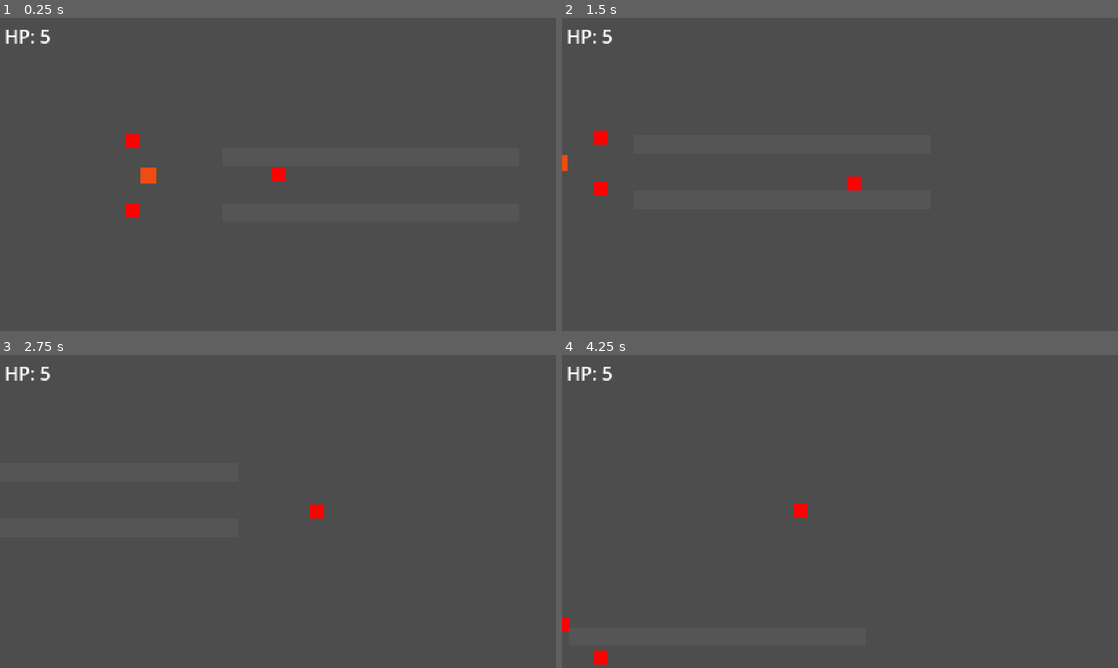
Above: before the commit, frames 1-4 (two rows, left to right).
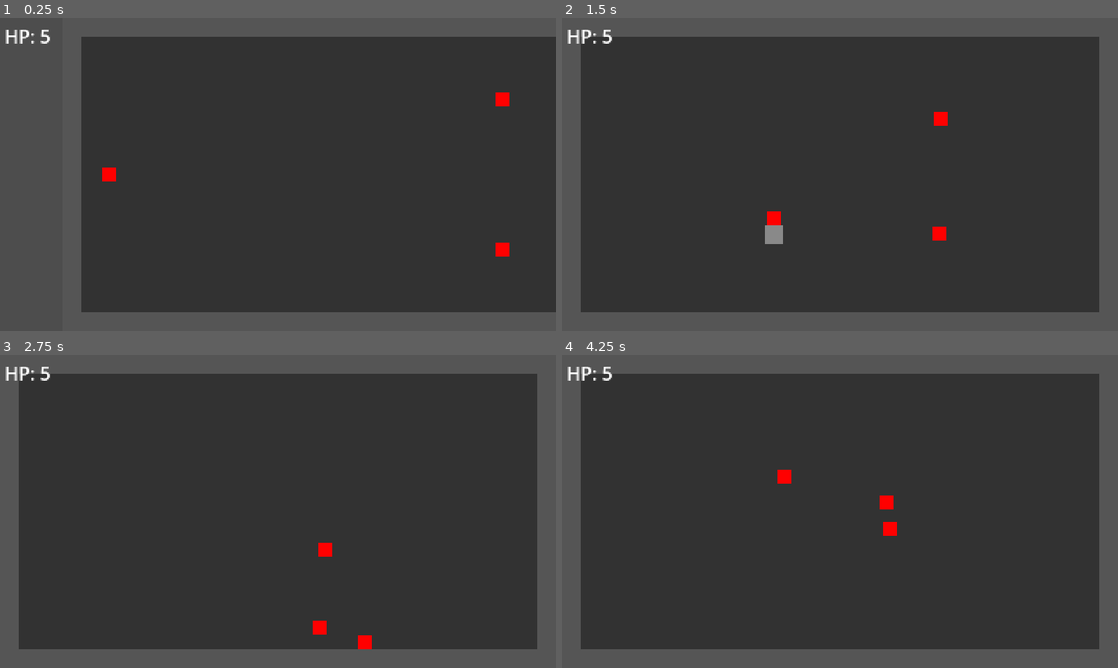
Above: after the commit, the same moments.

Repository: yungvlone112/first-roguelike-project
Game: Godot game, scene res://scenes/main.tscn
The game is run twice, just before and just after one commit, with the same random seed, the same clock (stepped at 60 frames per second) and the same inputs. Before the commit the project starts from res://main.tscn.
Inputs:
- Up to frame 1 (0.25 s): no input
- Up to frame 2 (1.5 s): hold D (move_right) 0.53-1.28 s; tap J (attack) at 0.6, 1.35 s; hold S (move_down) from 1.28 s (still down)
- Up to frame 3 (2.75 s): release S (move_down) at 2.03 s; hold D (move_right) from 2.03 s (still down); tap J (attack) at 2.1 s
- Up to frame 4 (4.25 s): release D (move_right) at 2.78 s; hold W (move_up) 2.78-3.53 s; tap J (attack) at 2.85, 3.6 s; hold A (move_left) from 3.53 s (still down)

The runs differ from the first frame. In frame 1, 75% of the frame differs, in the area x 14-100%, y 6-94%; in frame 2, 82%; in frame 3, 82%; in frame 4, 82%, in the area x 0-97%, y 6-99%.

Commit message:
комната с запирающейся дверью

Diff:
--- a/main.tscn
+++ /dev/null
@@ -1,117 +0,0 @@
-[gd_scene format=3 uid="uid://cal0kpvcj82mj"]
-
-[ext_resource type="PackedScene" uid="uid://bdwbbkhbempvt" path="res://player.tscn" id="2_0xm2m"]
-[ext_resource type="PackedScene" uid="uid://cs24vwrgnfejb" path="res://scenes/wall.tscn" id="2_h2yge"]
-[ext_resource type="PackedScene" uid="uid://bs61ifwsgp6dw" path="res://scenes/dummy.tscn" id="3_h2yge"]
-[ext_resource type="PackedScene" uid="uid://oyjy64bimjx6" path="res://scenes/enemy.tscn" id="4_1bvp3"]
-
-[node name="Node2D" type="Node2D" unique_id=779837057]
-
-[node name="Player" parent="." unique_id=1996058903 instance=ExtResource("2_0xm2m")]
-position = Vector2(240, 135)
-speed = 190.0
-
-[node name="Wall" parent="." unique_id=133484559 instance=ExtResource("2_h2yge")]
-position = Vector2(192, 112)
-
-[node name="Wall2" parent="." unique_id=1093910964 instance=ExtResource("2_h2yge")]
-position = Vector2(208, 112)
-
-[node name="Wall3" parent="." unique_id=1666456914 instance=ExtResource("2_h2yge")]
-position = Vector2(224, 112)
-
-[node name="Wall4" parent="." unique_id=394019691 instance=ExtResource("2_h2yge")]
-position = Vector2(240, 112)
-
-[node name="Wall5" parent="." unique_id=404827288 instance=ExtResource("2_h2yge")]
-position = Vector2(256, 112)
-
-[node name="Wall6" parent="." unique_id=1677386199 instance=ExtResource("2_h2yge")]
-position = Vector2(272, 112)
-
-[node name="Wall7" parent="." unique_id=1743705138 instance=ExtResource("2_h2yge")]
-position = Vector2(288, 112)
-
-[node name="Wall8" parent="." unique_id=1834735628 instance=ExtResource("2_h2yge")]
-position = Vector2(304, 112)
-
-[node name="Wall9" parent="." unique_id=31517782 instance=ExtResource("2_h2yge")]
-position = Vector2(192, 160)
-
-[node name="Wall10" parent="." unique_id=882162401 instance=ExtResource("2_h2yge")]
-position = Vector2(208, 160)
-
-[node name="Wall11" parent="." unique_id=1825669932 instance=ExtResource("2_h2yge")]
-position = Vector2(224, 160)
-
-[node name="Wall12" parent="." unique_id=1824638789 instance=ExtResource("2_h2yge")]
-position = Vector2(240, 160)
-
-[node name="Wall13" parent="." unique_id=869082965 instance=ExtResource("2_h2yge")]
-position = Vector2(256, 160)
-
-[node name="Wall14" parent="." unique_id=837550029 instance=ExtResource("2_h2yge")]
-position = Vector2(272, 160)
-
-[node name="Wall15" parent="." unique_id=1435540126 instance=ExtResource("2_h2yge")]
-position = Vector2(288, 160)
-
-[node name="Wall16" parent="." unique_id=1434653630 instance=ExtResource("2_h2yge")]
-position = Vector2(304, 160)
-
-[node name="Wall17" parent="." unique_id=883816138 instance=ExtResource("2_h2yge")]
-position = Vector2(320, 112)
-
-[node name="Wall18" parent="." unique_id=1820225976 instance=ExtResource("2_h2yge")]
-position = Vector2(336, 112)
-
-[node name="Wall19" parent="." unique_id=430008348 instance=ExtResource("2_h2yge")]
-position = Vector2(352, 112)
-
-[node name="Wall20" parent="." unique_id=606161978 instance=ExtResource("2_h2yge")]
-position = Vector2(368, 112)
-
-[node name="Wall21" parent="." unique_id=1780509582 instance=ExtResource("2_h2yge")]
-position = Vector2(384, 112)
-
-[node name="Wall22" parent="." unique_id=7961238 instance=ExtResource("2_h2yge")]
-position = Vector2(400, 112)
-
-[node name="Wall23" parent="." unique_id=605293132 instance=ExtResource("2_h2yge")]
-position = Vector2(416, 112)
-
-[node name="Wall24" parent="." unique_id=762245242 instance=ExtResource("2_h2yge")]
-position = Vector2(432, 112)
-
-[node name="Wall25" parent="." unique_id=1496295012 instance=ExtResource("2_h2yge")]
-position = Vector2(320, 160)
-
-[node name="Wall26" parent="." unique_id=91639527 instance=ExtResource("2_h2yge")]
-position = Vector2(336, 160)
-
-[node name="Wall27" parent="." unique_id=1907710994 instance=ExtResource("2_h2yge")]
-position = Vector2(352, 160)
-
-[node name="Wall28" parent="." unique_id=1552412426 instance=ExtResource("2_h2yge")]
-position = Vector2(368, 160)
-
-[node name="Wall29" parent="." unique_id=575012569 instance=ExtResource("2_h2yge")]
-position = Vector2(384, 160)
-
-[node name="Wall30" parent="." unique_id=447707360 instance=ExtResource("2_h2yge")]
-position = Vector2(400, 160)
-
-[node name="Wall31" parent="." unique_id=1201439671 instance=ExtResource("2_h2yge")]
-position = Vector2(416, 160)
-
-[node name="Wall32" parent="." unique_id=2959006 instance=ExtResource("2_h2yge")]
-position = Vector2(432, 160)
-
-[node name="dummy" parent="." unique_id=1344499826 instance=ExtResource("3_h2yge")]
-position = Vector2(128, 136)
-
-[node name="Enemy" parent="." unique_id=1231709651 instance=ExtResource("4_1bvp3")]
-position = Vector2(104, 104)
-
-[node name="Enemy2" parent="." unique_id=1401631515 instance=ExtResource("4_1bvp3")]
-position = Vector2(104, 168)
--- a/scenes/enemy.tscn
+++ b/scenes/enemy.tscn
@@ -7,6 +7,7 @@
 
 [node name="Enemy" type="CharacterBody2D" unique_id=1231709651]
 script = ExtResource("1_7p1mj")
+speed = 80.0
 
 [node name="CollisionShape2D" type="CollisionShape2D" parent="." unique_id=1246365021]
 shape = SubResource("RectangleShape2D_hf7dp")
--- /dev/null
+++ b/scenes/main.tscn
@@ -0,0 +1,11 @@
+[gd_scene format=3 uid="uid://cal0kpvcj82mj"]
+
+[ext_resource type="Script" uid="uid://cfom7njoo0i5p" path="res://scripts/main.gd" id="1_0wfyh"]
+[ext_resource type="PackedScene" uid="uid://bdwbbkhbempvt" path="res://scenes/player.tscn" id="2_0xm2m"]
+
+[node name="Node2D" type="Node2D" unique_id=779837057]
+script = ExtResource("1_0wfyh")
+
+[node name="Player" parent="." unique_id=1996058903 instance=ExtResource("2_0xm2m")]
+position = Vector2(40, 135)
+speed = 190.0
--- a/player.tscn
+++ b/scenes/player.tscn
@@ -22,6 +22,11 @@
 color = Color(1, 0, 0, 1)
 
 [node name="Camera2D" type="Camera2D" parent="." unique_id=672751898]
+limit_left = 0
+limit_top = 0
+limit_right = 480
+limit_bottom = 270
+limit_smoothed = true
 position_smoothing_enabled = true
 
 [node name="HitBox" type="Area2D" parent="." unique_id=235776242]
--- /dev/null
+++ b/scenes/room.tscn
@@ -0,0 +1,62 @@
+[gd_scene format=3 uid="uid://db6he8w07dvew"]
+
+[ext_resource type="Script" uid="uid://d10j0k7xk5qwu" path="res://scripts/room.gd" id="1_85yof"]
+[ext_resource type="PackedScene" uid="uid://cs24vwrgnfejb" path="res://scenes/wall.tscn" id="2_14vil"]
+[ext_resource type="PackedScene" uid="uid://oyjy64bimjx6" path="res://scenes/enemy.tscn" id="3_jxe34"]
+
+[sub_resource type="RectangleShape2D" id="RectangleShape2D_hf7dp"]
+size = Vector2(300, 180)
+
+[sub_resource type="RectangleShape2D" id="RectangleShape2D_fqxyq"]
+size = Vector2(8, 48)
+
+[node name="Room" type="Node2D" unique_id=1549232903]
+script = ExtResource("1_85yof")
+
+[node name="Floor" type="ColorRect" parent="." unique_id=711282236]
+offset_right = 480.0
+offset_bottom = 270.0
+color = Color(0.19793725, 0.19793722, 0.19793722, 1)
+
+[node name="WallTop" parent="." unique_id=133484559 instance=ExtResource("2_14vil")]
+size = Vector2(480, 16)
+
+[node name="WallBottom" parent="." unique_id=449389537 instance=ExtResource("2_14vil")]
+position = Vector2(0, 254)
+size = Vector2(480, 16)
+
+[node name="WallLeft" parent="." unique_id=285550372 instance=ExtResource("2_14vil")]
+position = Vector2(0, 16)
+size = Vector2(16, 238)
+
+[node name="WallRight" parent="." unique_id=1025569734 instance=ExtResource("2_14vil")]
+position = Vector2(464, 16)
+size = Vector2(16, 100)
+
+[node name="Door" parent="." unique_id=1049272702 instance=ExtResource("2_14vil")]
+position = Vector2(464, 116)
+size = Vector2(16, 48)
+
+[node name="WallRightBottom" parent="." unique_id=1220365632 instance=ExtResource("2_14vil")]
+position = Vector2(464, 164)
+size = Vector2(16, 90)
+
+[node name="Trigger" type="Area2D" parent="." unique_id=207323148]
+
+[node name="CollisionShape2D" type="CollisionShape2D" parent="Trigger" unique_id=1899867765]
+position = Vector2(240, 135)
+shape = SubResource("RectangleShape2D_hf7dp")
+
+[node name="Exit" type="Area2D" parent="." unique_id=1043751623]
+position = Vector2(474, 140)
+
+[node name="CollisionShape2D" type="CollisionShape2D" parent="Exit" unique_id=1707192212]
+shape = SubResource("RectangleShape2D_fqxyq")
+
+[node name="Enemies" type="Node2D" parent="." unique_id=811026082]
+
+[node name="Enemy" parent="Enemies" unique_id=1231709651 instance=ExtResource("3_jxe34")]
+position = Vector2(380, 70)
+
+[node name="Enemy2" parent="Enemies" unique_id=1851190659 instance=ExtResource("3_jxe34")]
+position = Vector2(380, 200)
--- a/scenes/wall.tscn
+++ b/scenes/wall.tscn
@@ -1,9 +1,12 @@
 [gd_scene format=3 uid="uid://cs24vwrgnfejb"]
+
+[ext_resource type="Script" uid="uid://ctwe0i6kwp4sn" path="res://scripts/wall.gd" id="1_wykyb"]
 
 [sub_resource type="RectangleShape2D" id="RectangleShape2D_hf7dp"]
 size = Vector2(16, 16)
 
 [node name="Wall" type="StaticBody2D" unique_id=133484559]
+script = ExtResource("1_wykyb")
 
 [node name="CollisionShape2D" type="CollisionShape2D" parent="." unique_id=1764523471]
 position = Vector2(8, 8)
--- a/scripts/enemy.gd
+++ b/scripts/enemy.gd
@@ -1,15 +1,19 @@
 extends CharacterBody2D
+
+signal died
 
 @export var speed := 40.0
 var hp := 3
+var active := false
 var player: Node2D
 
-func _ready():
-	player = get_tree().get_first_node_in_group("player")
-
 func _physics_process(_delta):
+	if not active:
+		return
 	if player == null:
-		return
+		player = get_tree().get_first_node_in_group("player")
+		if player == null:
+			return
 	velocity = (player.global_position - global_position).normalized() * speed
 	move_and_slide()
 	for i in get_slide_collision_count():
@@ -23,4 +27,5 @@
 	await get_tree().create_timer(0.08).timeout
 	modulate.a = 1.0
 	if hp <= 0:
+		died.emit()
 		queue_free()
--- /dev/null
+++ b/scripts/main.gd
@@ -0,0 +1,25 @@
+extends Node2D
+
+const ROOM = preload("res://scenes/room.tscn")
+
+var rooms_done := 0
+var current: Node2D
+
+@onready var player = $Player
+
+func _ready():
+	load_room()
+
+func load_room():
+	if current:
+		current.queue_free()
+	current = ROOM.instantiate()
+	add_child(current)
+	move_child(current, 0)
+	current.exited.connect(_on_room_exited)
+	player.global_position = Vector2(40, 135)
+
+func _on_room_exited():
+	rooms_done += 1
+	print("комнат пройдено: ", rooms_done)
+	load_room.call_deferred()
--- /dev/null
+++ b/scripts/room.gd
@@ -0,0 +1,36 @@
+extends Node2D
+
+signal exited
+
+var alive := 0
+var started := false
+
+@onready var door = $Door
+@onready var trigger: Area2D = $Trigger
+@onready var exit_zone: Area2D = $Exit
+
+func _ready():
+	door.unlock()
+	for e in $Enemies.get_children():
+		alive += 1
+		e.died.connect(_on_enemy_died)
+	trigger.body_entered.connect(_on_enter)
+	exit_zone.body_entered.connect(_on_exit)
+
+func _on_enter(body):
+	if started or not body.is_in_group("player"):
+		return
+	started = true
+	if alive > 0:
+		door.lock()
+		for e in $Enemies.get_children():
+			e.active = true
+
+func _on_exit(body):
+	if body.is_in_group("player"):
+		exited.emit()
+
+func _on_enemy_died():
+	alive -= 1
+	if alive <= 0:
+		door.unlock()
--- /dev/null
+++ b/scripts/wall.gd
@@ -0,0 +1,19 @@
+extends StaticBody2D
+
+@export var size := Vector2(16, 16)
+
+func _ready():
+	var shape := RectangleShape2D.new()
+	shape.size = size
+	$CollisionShape2D.shape = shape
+	$CollisionShape2D.position = size / 2
+	$ColorRect.size = size
+	$ColorRect.position = Vector2.ZERO
+
+func lock():
+	visible = true
+	$CollisionShape2D.set_deferred("disabled", false)
+
+func unlock():
+	visible = false
+	$CollisionShape2D.set_deferred("disabled", true)
Not shown, added: scripts/main.gd.uid
Not shown, added: scripts/room.gd.uid
Not shown, added: scripts/wall.gd.uid
